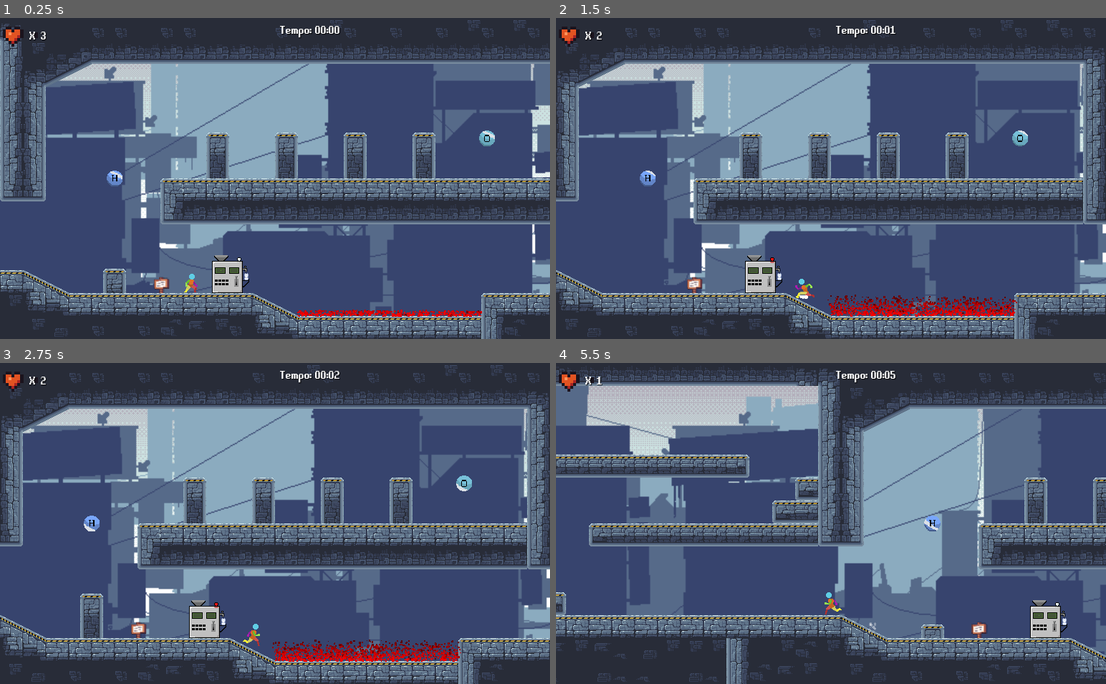
Above: before the commit, frames 1-4 (two rows, left to right).
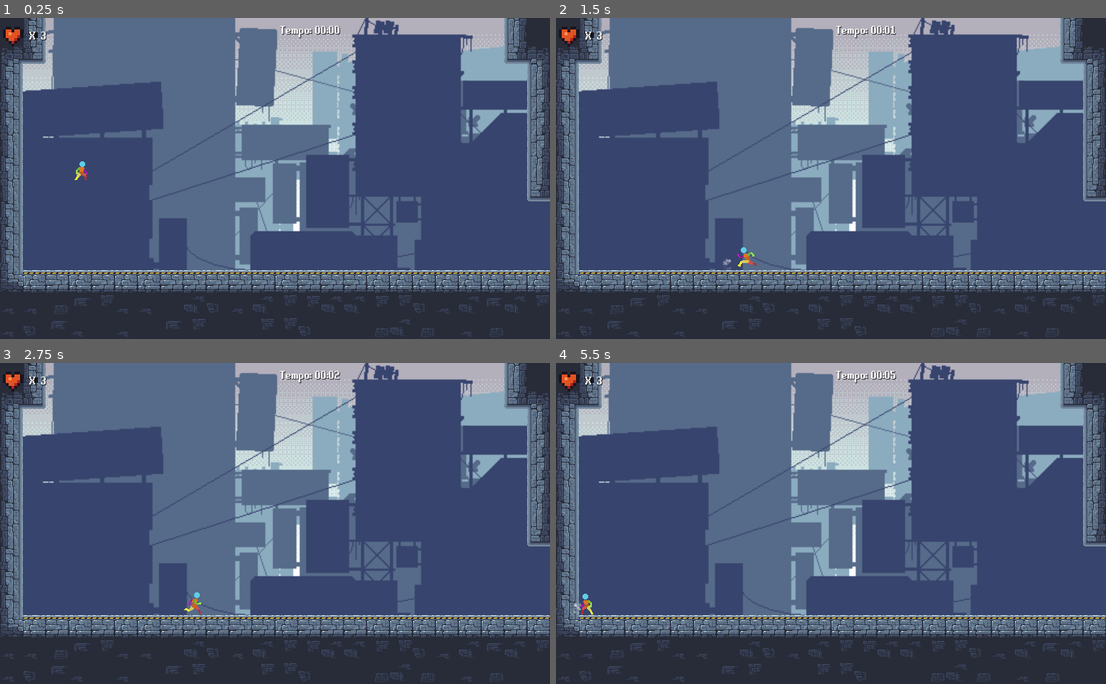
Above: after the commit, the same moments.

Repository: Eduardo-Pyment/Alquimista_dos_Sonhos-A_ultima_semente
Game: Godot game, scene res://Fases/fase_1.tscn
The game is run twice, just before and just after one commit, with the same random seed, the same clock (stepped at 60 frames per second) and the same inputs. This scene is started directly instead of the project's main scene.
Inputs:
- Up to frame 1 (0.25 s): no input
- Up to frame 2 (1.5 s): tap Enter (ui_accept) at 0.5, 0.77 s; hold Right (ui_right) 0.53-1.28 s; hold Left (ui_left) from 1.28 s (still down)
- Up to frame 3 (2.75 s): tap Enter (ui_accept) at 1.52 s; release Left (ui_left) at 2.03 s; hold Right (ui_right) from 2.03 s (still down)
- Up to frame 4 (5.5 s): release Right (ui_right) at 2.78 s; hold Up (ui_up) 2.78-3.53 s; tap Enter (ui_accept) at 3.02, 3.77, 4.52 s; hold Left (ui_left) from 3.53 s (still down)

The runs differ from the first frame. In frame 1, 59% of the frame differs, in the area x 0-100%, y 0-100%; in frame 2, 59%; in frame 3, 59%; in frame 4, 64%.

Commit message:
coloquei o player para o inicio da fase

Diff:
--- a/Fases/fase_1.tscn
+++ b/Fases/fase_1.tscn
@@ -701,7 +701,7 @@
 
 [node name="Player" parent="." instance=ExtResource("3_3lnc8")]
 unique_name_in_owner = true
-position = Vector2(1771, 345)
+position = Vector2(114, 158)
 collision_layer = 2
 collision_mask = 6
 
